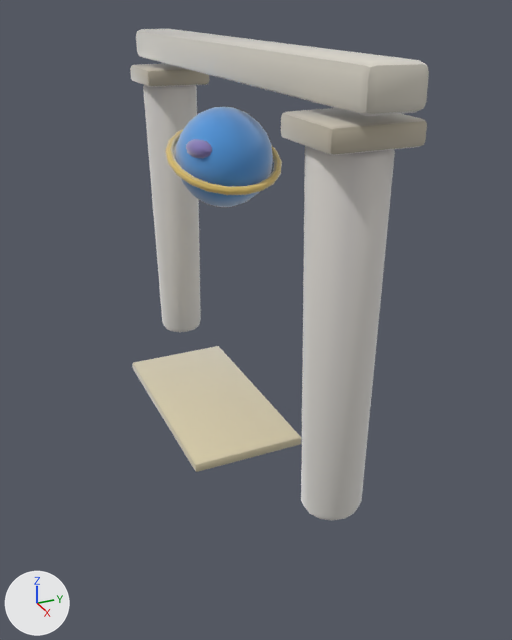
A saved change to the glTF model assets/models/gates/f4aaa3ad.glb.
Camera for both pictures: a 50 mm lens placed at (6.79, -2.85, 4.36), pointed at (0.55, -0.04, 1.24). The axes (+X, +Y, +Z) are drawn at lower left. The lights are the same throughout. The picture after the commit comes second. Vertices at exactly the same position are counted once.

Names of what the first picture shows: 'gate_f4aaa3ad'.
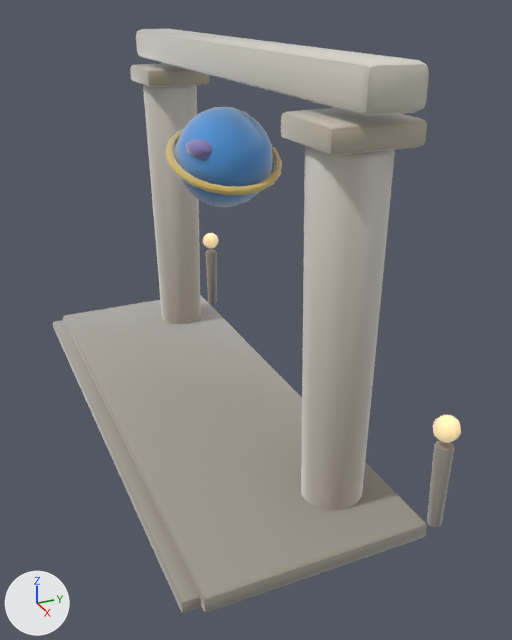
The change, as a diff of the scene's bpy script:
```diff
--- a/assets/models/gates/f4aaa3ad.glb.py
+++ b/assets/models/gates/f4aaa3ad.glb.py
@@ mat_clay__ffe2a8_0_95__ffe2a8 @@
+mat_clay__ffe2a8_0_95__ffe2a8 = bpy.data.materials.new('clay_#FFE2A8_0.95_#FFE2A8')
+# nodes: BsdfPrincipled, Mix, OutputMaterial, VertexColor
+# colours: beige #bca67a, beige #ffe2a8, mixed with the vertex colours
@@ mat_clay__9e978a_0_93 @@
+mat_clay__9e978a_0_93 = bpy.data.materials.new('clay_#9E978A_0.93_-')
+# nodes: BsdfPrincipled, Mix, OutputMaterial, VertexColor
+# colours: grey #9e978a, mixed with the vertex colours
@@ mat_clay__b9b2a2_0_93 @@
+mat_clay__b9b2a2_0_93 = bpy.data.materials.new('clay_#B9B2A2_0.93_-')
+# nodes: BsdfPrincipled, Mix, OutputMaterial, VertexColor
+# colours: grey #b9b2a2, mixed with the vertex colours
@@ me_gate_f4aaa3ad @@
 # used by ob_gate_f4aaa3ad; location = (0.0, 0.0, 0.0)
-me_gate_f4aaa3ad.from_pydata(...)  # 1296 vertices, 2556 faces; spans x -2.75..2.76, y -1.0..0.45, z -0.01..3.98
+me_gate_f4aaa3ad.from_pydata(...)  # 1796 vertices, 3528 faces; spans x -2.93..2.93, y -1.71..0.84, z -0.01..3.98
+# me_gate_f4aaa3ad part 1: the loose piece of 52 vertices spanning x -0.38..-0.06, y -0.52..-0.28, z 2.61..2.77 is copied, and the copy is scaled about its middle by (0.778, 0.923, 1.54), then moved by (-2.58, 1.12, -1.67), in mat_clay__ffe2a8_0_95__ffe2a8; it spans x -2.92..-2.68, y 0.6..0.83, z 0.9..1.14
+# me_gate_f4aaa3ad part 2: the loose piece of 52 vertices spanning x -0.38..-0.06, y -0.52..-0.28, z 2.61..2.77 is copied, and the copy is scaled about its middle by (0.776, 0.929, 1.56), then moved by (3.02, 1.12, -1.67), in mat_clay__ffe2a8_0_95__ffe2a8; it spans x 2.68..2.92, y 0.61..0.84, z 0.9..1.14
+# me_gate_f4aaa3ad part 3: a new loose piece of 114 vertices spanning x -2.88..-2.71, y 0.64..0.8, z 0.0..0.86, in mat_clay__9e978a_0_93
+# me_gate_f4aaa3ad part 4: a new loose piece of 114 vertices spanning x 2.71..2.88, y 0.64..0.8, z 0.0..0.86, in mat_clay__9e978a_0_93
+# me_gate_f4aaa3ad part 5: a new loose piece of 56 vertices spanning x -2.93..2.93, y -1.55..0.55, z 0.0..0.16, in mat_clay__9e978a_0_93
+# me_gate_f4aaa3ad part 6: a new loose piece of 56 vertices spanning x -2.85..2.85, y -1.71..-1.37, z 0.0..0.12, in mat_clay__9e978a_0_93
+# me_gate_f4aaa3ad part 7: 2501 kept faces spanning x -2.75..2.76, y -1.0..0.45, z -0.01..3.96 get new vertex colours
+# other edits to the shape of me_gate_f4aaa3ad do not show in these pictures
 me_gate_f4aaa3ad.materials.append(mat_clay__f2eee6_0_93)
@@ me_gate_f4aaa3ad @@
 me_gate_f4aaa3ad.materials.append(mat_clay__d8cca8_0_93)
+me_gate_f4aaa3ad.materials.append(mat_clay__9e978a_0_93)
+me_gate_f4aaa3ad.materials.append(mat_clay__b9b2a2_0_93)
+me_gate_f4aaa3ad.materials.append(mat_clay__ffe2a8_0_95__ffe2a8)
```

Changed parts and their boxes (x1, y1, x2, y2) in the pictures (512 x 640 px):
'gate_f4aaa3ad', reshaped (36% wider, 19% taller): before (130, 29, 429, 521); after (53, 29, 461, 613)
part 1 of me_gate_f4aaa3ad, added: after (203, 233, 219, 248)
part 2 of me_gate_f4aaa3ad, added (beige): after (433, 414, 461, 443)
part 3 of me_gate_f4aaa3ad, added: after (206, 250, 217, 304)
part 4 of me_gate_f4aaa3ad, added: after (427, 441, 454, 527)
part 5 of me_gate_f4aaa3ad, added: after (63, 295, 427, 612)
part 6 of me_gate_f4aaa3ad, added: after (53, 320, 202, 613)
part 7 of me_gate_f4aaa3ad, recoloured: before (132, 107, 381, 521); after (148, 107, 381, 510)
